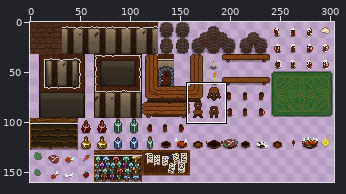
File history of a sprite sheet, Assets/Sprites/Environment/Tavern/Tavern.png. The first picture is a wide view before the edit; the outline marks the close-up.
Close-up. Earlier state:
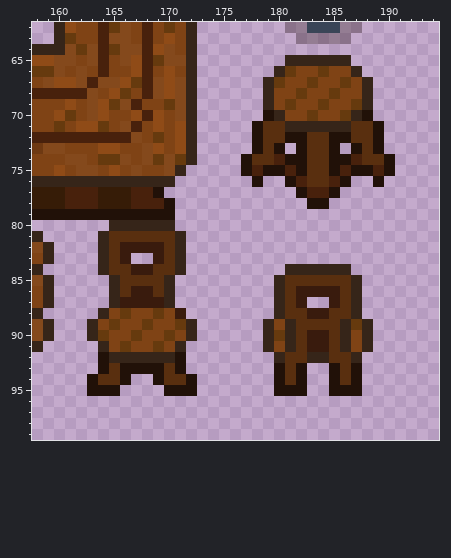
The file is 304x160 pixels. Colours within 5 levels of each other are drawn and written as one. Shown: x 158..194, y 62..99.
After the commit:
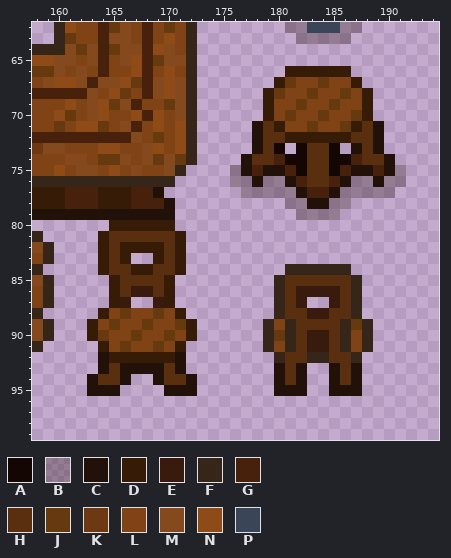
Palette (. is transparent): A #140703  B #1a090248  C #211108  D #361c07  E #391b0d  F #362519  G #48210c  H #592f0f  J #663a0e  K #6e3912  L #7f4315  M #84491c  N #8f4b17  P #3a4557
Difference:
{"y":65,"x":181,"old":"FFFFFF","new":"......"}
{"y":66,"x":180,"old":"FJLLJLLF","new":".DDDDDD."}
{"y":67,"x":179,"old":"FJL","new":".DJ"}
{"y":67,"x":183,"old":"JL","new":"LJ"}
{"y":67,"x":186,"old":"JLF","new":"LD."}
{"y":68,"x":179,"old":"FL","new":"DJ"}
{"y":68,"x":182,"old":"JL","new":"LJ"}
{"y":68,"x":185,"old":"JL","new":"LJ"}
{"y":68,"x":188,"old":"F","new":"D"}
{"y":69,"x":179,"old":"F","new":"D"}
{"y":69,"x":181,"old":"JL","new":"LJ"}
{"y":69,"x":184,"old":"JL","new":"LJ"}
{"y":69,"x":187,"old":"JF","new":"LD"}
{"y":70,"x":179,"old":"CFL","new":"DLJ"}
{"y":70,"x":183,"old":"JL","new":"LJ"}
{"y":70,"x":186,"old":"JFC","new":"LJD"}
{"y":71,"x":180,"old":"HFFFFFFH","new":"DLLJLLJD"}
{"y":72,"x":181,"old":"CCHHCC","new":"DDDDDD"}
{"y":73,"x":180,"old":"C","new":"A"}
{"y":73,"x":182,"old":"C","new":"A"}
{"y":73,"x":185,"old":"C","new":"A"}
{"y":74,"x":181,"old":"CC","new":"AA"}
{"y":74,"x":185,"old":"CC","new":"AA"}
{"y":75,"x":176,"old":".","new":"B"}
{"y":75,"x":182,"old":"C","new":"A"}
{"y":75,"x":185,"old":"C","new":"A"}
{"y":75,"x":191,"old":".","new":"B"}
{"y":76,"x":176,"old":"..","new":"BB"}
{"y":76,"x":179,"old":"..","new":"BB"}
{"y":76,"x":187,"old":"..","new":"BB"}
{"y":76,"x":190,"old":"..","new":"BB"}
{"y":77,"x":177,"old":".....","new":"BBBBB"}
{"y":77,"x":186,"old":".....","new":"BBBBB"}
{"y":78,"x":181,"old":"..","new":"BB"}
{"y":78,"x":185,"old":"..","new":"BB"}
{"y":79,"x":182,"old":"....","new":"BBBB"}
{"y":80,"x":165,"old":"FFFFFF","new":"DDDDDD"}
{"y":81,"x":164,"old":"F","new":"D"}
{"y":81,"x":171,"old":"F","new":"D"}
{"y":82,"x":164,"old":"F","new":"D"}
{"y":82,"x":166,"old":"EEEE","new":"DDDD"}
{"y":82,"x":171,"old":"F","new":"D"}
{"y":83,"x":164,"old":"F","new":"D"}
{"y":83,"x":166,"old":"E","new":"D"}
{"y":83,"x":169,"old":"E","new":"D"}
{"y":83,"x":171,"old":"F","new":"D"}
{"y":84,"x":164,"old":"F","new":"D"}
{"y":84,"x":167,"old":"EE","new":"DD"}
{"y":84,"x":171,"old":"F","new":"D"}
{"y":85,"x":165,"old":"F","new":"D"}
{"y":85,"x":170,"old":"F","new":"D"}
{"y":86,"x":165,"old":"F","new":"D"}
{"y":86,"x":170,"old":"F","new":"D"}
{"y":87,"x":165,"old":"F","new":"D"}
{"y":87,"x":167,"old":"EE","new":".."}
{"y":87,"x":170,"old":"F","new":"D"}
{"y":88,"x":164,"old":"F","new":"D"}
{"y":88,"x":171,"old":"E","new":"D"}
{"y":89,"x":163,"old":"F","new":"D"}
{"y":89,"x":172,"old":"F","new":"D"}
{"y":90,"x":163,"old":"F","new":"D"}
{"y":90,"x":172,"old":"F","new":"D"}
{"y":91,"x":164,"old":"F","new":"D"}
{"y":91,"x":171,"old":"F","new":"D"}
{"y":92,"x":165,"old":"FFFFFF","new":"DDDDDD"}
{"label":"changed","picture_box":[230,55,406,220]}
{"label":"changed","picture_box":[87,220,197,363]}
